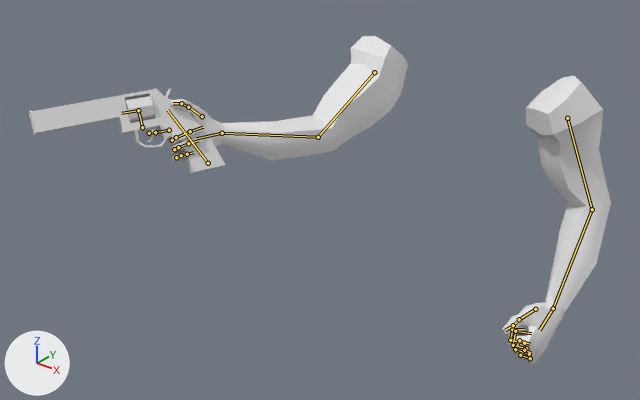
A saved change to the glTF model BlenderTutorial/Arms.glb.
The view is the same before and after, from a camera (50 mm lens) standing at (1.77, -3.2, 1.24) and looking at (-0.25, -0.68, -0.32). The axes (+X, +Y, +Z) are drawn at lower left. The lights are the same throughout. The first picture is the older version. Both versions are drawn at frame 8 of the action 'RevolverReloadCloseCylinder'; the numbers are the values there. The bones that change, and the others that lie on the model, are drawn over the model as lines.

In view in the first picture: 'armMesh', 'gunCylinderMesh', 'gunHammerMesh', 'gunMesh', 'gunTriggerMesh'.
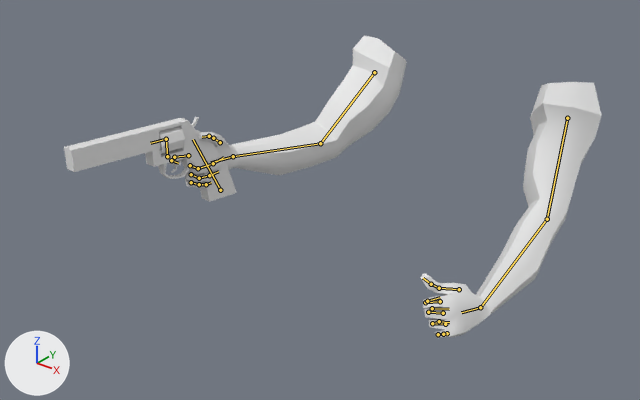
Pixel boxes [x1, y1, x2, y2] of what changed, in the pictures (640 x 400 px):
'armMesh', posed (7% narrower, 8% shorter)
    before: [147, 36, 611, 365]
    after: [169, 35, 602, 337]
'gunMesh', posed (12% narrower)
    before: [29, 89, 225, 174]
    after: [64, 118, 237, 202]
'gunCylinderMesh', posed
    before: [125, 95, 155, 123]
    after: [159, 126, 185, 154]
'gunHammerMesh', posed
    before: [165, 89, 171, 98]
    after: [192, 117, 199, 127]
'gunTriggerMesh', posed
    before: [147, 126, 158, 142]
    after: [171, 165, 178, 173]
bone 'bicep.l', root to tip
    before: (374, 72) to (318, 137)
    after: (374, 72) to (320, 143)
bone 'forearm.l', root to tip
    before: (318, 137) to (222, 133)
    after: (320, 143) to (233, 156)
bone 'palm.l', root to tip
    before: (222, 133) to (196, 138)
    after: (233, 156) to (211, 162)
bone 'bicep.r', root to tip
    before: (567, 118) to (592, 209)
    after: (567, 118) to (547, 219)
bone 'forearm.r', root to tip
    before: (592, 209) to (553, 308)
    after: (547, 219) to (480, 307)
bone 'palm.r', root to tip
    before: (553, 308) to (539, 330)
    after: (480, 307) to (461, 312)
bone 'index.1.r', root to tip
    before: (510, 340) to (512, 329)
    after: (425, 302) to (427, 301)
bone 'index.2.r', root to tip
    before: (512, 329) to (524, 329)
    after: (427, 301) to (440, 297)
bone 'middle.r', root to tip
    before: (526, 348) to (513, 345)
    after: (443, 313) to (428, 312)
bone 'thumb.1.r', root to tip
    before: (519, 319) to (513, 325)
    after: (439, 288) to (431, 284)

The change, as a list of edits to the scene's bpy script:
```text
Change bone_bicep_l:
    where bone_bicep_l = bpy.data.objects['Armature'].pose.bones['bicep.l']  # child of 'shoulder.l'
    bone_bicep_l.rotation_quaternion: (0.679, -0.175, 0.678, -0.222) -> (0.745, -0.241, 0.572, -0.247)  # degrees (-88, 57, -92) -> degrees (-70, 47, -71)
Change bone_forearm_l:
    where bone_forearm_l = bpy.data.objects['Armature'].pose.bones['forearm.l']  # child of 'bicep.l'
    bone_forearm_l.rotation_quaternion: (0.949, 0.127, 0.0, 0.289) -> (0.952, 0.123, 0.0, 0.28)  # degrees (14, -4, 33) -> degrees (14, -4, 32)
Change bone_palm_l:
    where bone_palm_l = bpy.data.objects['Armature'].pose.bones['palm.l']  # child of 'forearm.l'
    bone_palm_l.rotation_quaternion: (0.956, 0.049, 0.282, -0.062) -> (0.979, -0.021, 0.201, 0.018)  # degrees (4, 33, -6) -> degrees (-2, 23, 2)
Change bone_bicep_r:
    where bone_bicep_r = bpy.data.objects['Armature'].pose.bones['bicep.r']  # child of 'shoulder.r'
    bone_bicep_r.rotation_quaternion: (0.62, -0.623, -0.184, 0.44) -> (0.87, -0.424, -0.188, 0.168)  # degrees (-80, 19, 55) -> degrees (-55, -11, 27)
Change bone_forearm_r:
    where bone_forearm_r = bpy.data.objects['Armature'].pose.bones['forearm.r']  # child of 'bicep.r'
    bone_forearm_r.rotation_quaternion: (0.908, 0.169, 0.0, -0.383) -> (0.988, 0.063, 0.0, -0.144)  # degrees (18, 7, -45) -> degrees (7, 1, -16)
Change bone_palm_r:
    where bone_palm_r = bpy.data.objects['Armature'].pose.bones['palm.r']  # child of 'forearm.r'
    bone_palm_r.rotation_quaternion: (0.928, 0.035, -0.327, -0.176) -> (0.884, 0.264, -0.193, -0.334)  # degrees (13, -36, -26) -> degrees (37, -9, -45)
Change bone_index_1_r:
    where bone_index_1_r = bpy.data.objects['Armature'].pose.bones['index.1.r']  # child of 'index.r'
    bone_index_1_r.rotation_quaternion: (0.764, -0.645, 0.0, 0.0) -> (0.8, -0.6, 0.0, 0.0)  # degrees (-80, 0, 0) -> degrees (-74, 0, 0)
Change bone_index_2_r:
    where bone_index_2_r = bpy.data.objects['Armature'].pose.bones['index.2.r']  # child of 'index.1.r'
    bone_index_2_r.rotation_quaternion: (0.764, -0.645, 0.0, 0.0) -> (0.8, -0.6, 0.0, 0.0)  # degrees (-80, 0, 0) -> degrees (-74, 0, 0)
Change bone_middle_r:
    where bone_middle_r = bpy.data.objects['Armature'].pose.bones['middle.r']  # child of 'palm.r'
    bone_middle_r.rotation_quaternion: (0.759, -0.65, -0.024, -0.03) -> (0.783, -0.612, -0.067, -0.085)  # degrees (-81, -4, -1) -> degrees (-76, -12, -3)
Change bone_thumb_1_r:
    where bone_thumb_1_r = bpy.data.objects['Armature'].pose.bones['thumb.1.r']  # child of 'thumb.r'
    bone_thumb_1_r.rotation_quaternion: (0.999, 0.0, 0.0, 0.05) -> (0.983, 0.0, 0.0, -0.184)  # degrees (0, 0, 6) -> degrees (0, 0, -21)
```
